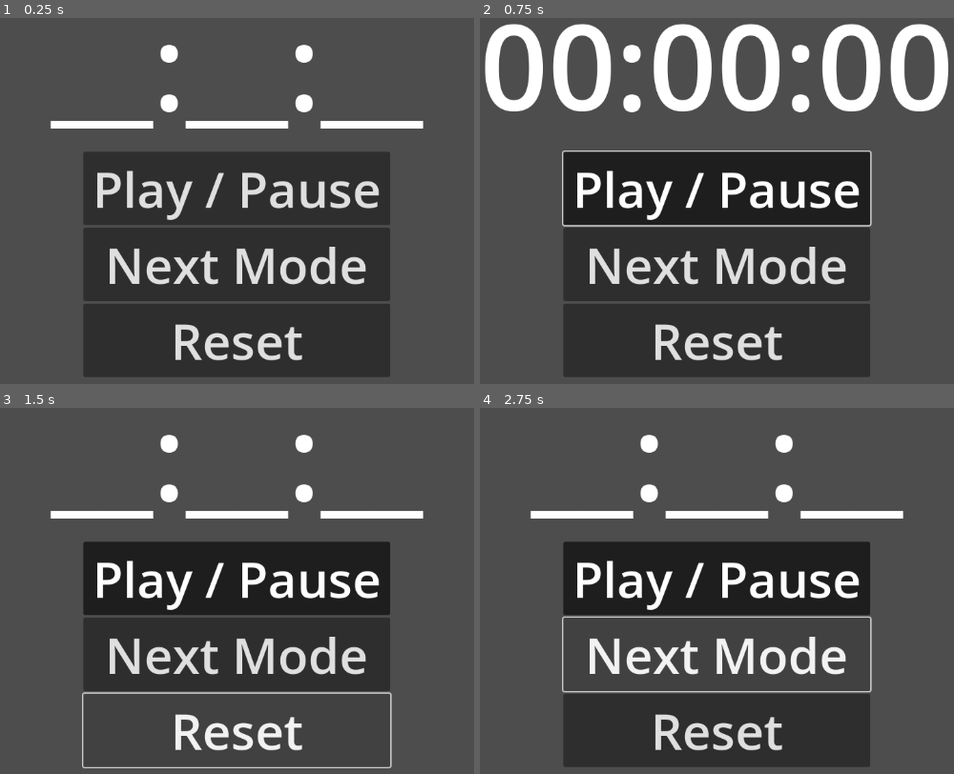
Above: before the commit, frames 1-4 (two rows, left to right).
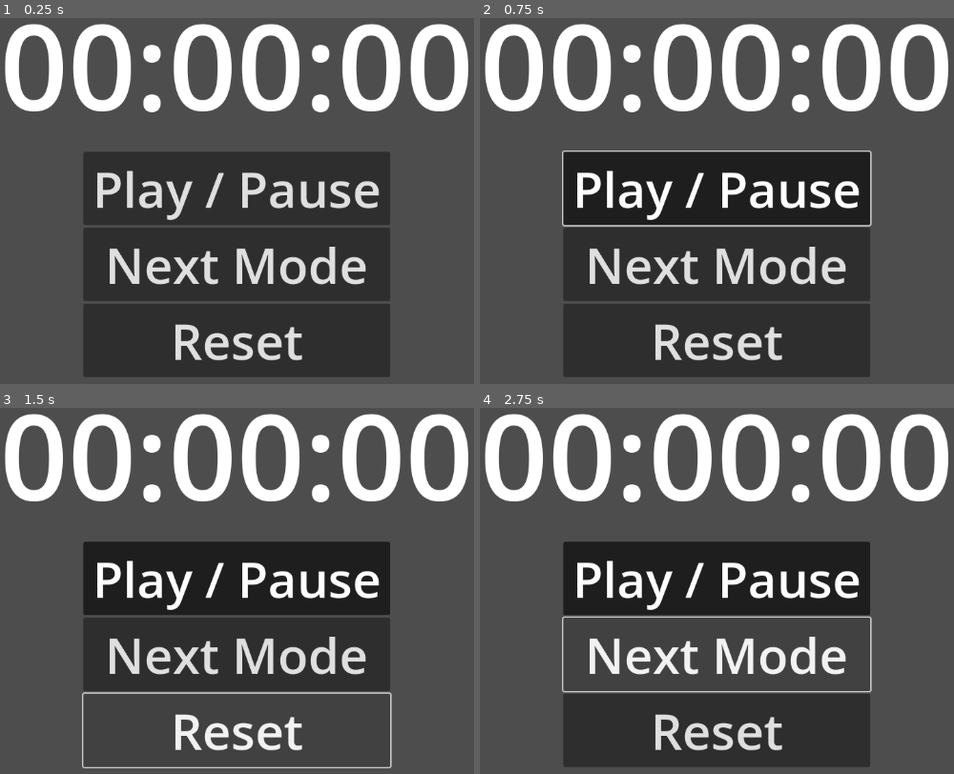
Above: after the commit, the same moments.

Repository: EOMJ89/flowmodoro-godot-4
Game: Godot game, scene res://stop_watch.tscn
The game is run twice, just before and just after one commit, with the same random seed, the same clock (stepped at 60 frames per second) and the same inputs.
Inputs:
- Up to frame 1 (0.25 s): no input
- Up to frame 2 (0.75 s): click "Play / Pause" at 0.5 s
- Up to frame 3 (1.5 s): click "Reset" at 1.25 s
- Up to frame 4 (2.75 s): click "Next Mode" at 2 s

The runs differ from the first frame. In frame 1, 12% of the frame differs, in the area x 1-99%, y 1-31%; in frame 2, nothing differs; in frame 3, 12%; in frame 4, 12%.

Commit message:
limpieza de código

Diff:
--- a/Countdown.gd
+++ b/Countdown.gd
@@ -3,6 +3,7 @@
 
 
 signal countdown_ended
+
 
 @export_range(3, 5, 1.0) var time_divisor: float = 3
 
--- a/MainNode.gd
+++ b/MainNode.gd
@@ -14,61 +14,74 @@
 	self.reset_main_component()
 
 
+## Reset button
+func _on_reset_button_pressed() -> void:
+	self.reset_main_component()
+
+
+## Reset entire component
+func reset_main_component() -> void:
+	self.reset_both_timers()
+	self.currMode = GLOBALS.ModeType.NONE
+
+
+## Reset timer
+func reset_both_timers() -> void:
+	self.stopWatch.reset()
+	self.countdown.reset()
+
+
 func _process(_delta: float) -> void:
 	match self.currMode:
 		GLOBALS.ModeType.NONE:
-			self.set_timer_text("__:__:__")
+			self.set_timer_text("00:00:00")
 		GLOBALS.ModeType.FOCUS:
 			self.set_timer_text(self.stopWatch.totalTimeText)
 		GLOBALS.ModeType.BREAK:
 			self.set_timer_text(self.countdown.totalTimeText)
 
 
-func _on_start_pause_button_toggled(_button_pressed: bool) -> void:
-	match self.currMode:
-		GLOBALS.ModeType.NONE: # automatically starts focus mode
-			self.countdown.reset()
-			self.stopWatch.switch_mode()
-			self.currMode = GLOBALS.ModeType.FOCUS
-		GLOBALS.ModeType.FOCUS: # pauses/unpauses focus mode
-			self.stopWatch.switch_mode()
-		GLOBALS.ModeType.BREAK: # pauses/unpauses break mode
-			self.countdown.switch_mode()
-
-
-func _on_reset_button_pressed() -> void:
-	self.reset_main_component()
-
-
-func reset_main_component() -> void:
-	self.reset_both_timers()
-	self.currMode = GLOBALS.ModeType.NONE
-
-
-func reset_both_timers() -> void:
-	self.stopWatch.reset()
-	self.countdown.reset()
-
-
+## Update visual clock
 func set_timer_text(text: String) -> void:
 	self.timeLabel.text = text
 
 
+## Switch modes
 func _on_break_work_button_pressed() -> void:
 	match self.currMode:
 		GLOBALS.ModeType.NONE:
+			# Does nothing, there's no active mode
 			pass
 		GLOBALS.ModeType.FOCUS:
+			# Calculates BREAK time and starts BREAK mode
 			var time_elapsed: float = self.stopWatch.totalTime
 			self.reset_both_timers()
 			self.countdown.initialize_end_time(time_elapsed)
 			self.countdown.switch_mode()
 			self.currMode = GLOBALS.ModeType.BREAK
 		GLOBALS.ModeType.BREAK:
+			# Starts FOCUS Mode
 			self.reset_both_timers()
 			self.stopWatch.switch_mode()
 			self.currMode = GLOBALS.ModeType.FOCUS
 
 
+## Pause / Unpause running mode
+func _on_start_pause_button_toggled(_button_pressed: bool) -> void:
+	match self.currMode:
+		GLOBALS.ModeType.NONE:
+			# Automatically starts FOCUS mode
+			self.countdown.reset()
+			self.stopWatch.switch_mode()
+			self.currMode = GLOBALS.ModeType.FOCUS
+		GLOBALS.ModeType.FOCUS:
+			# Pauses/Unpauses FOCUS mode
+			self.stopWatch.switch_mode()
+		GLOBALS.ModeType.BREAK:
+			# Pauses/Unpauses BREAK mode
+			self.countdown.switch_mode()
+
+
+## Signal Reaction
 func _on_countdown_countdown_ended():
 	self.reset_main_component()
